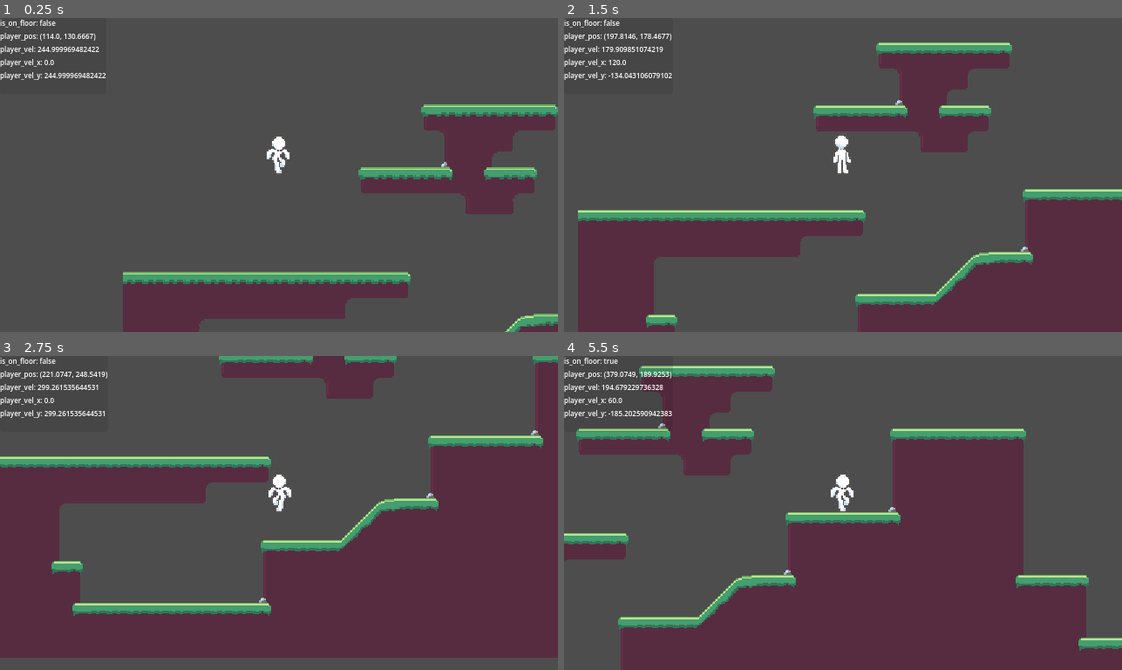
Above: before the commit, frames 1-4 (two rows, left to right).
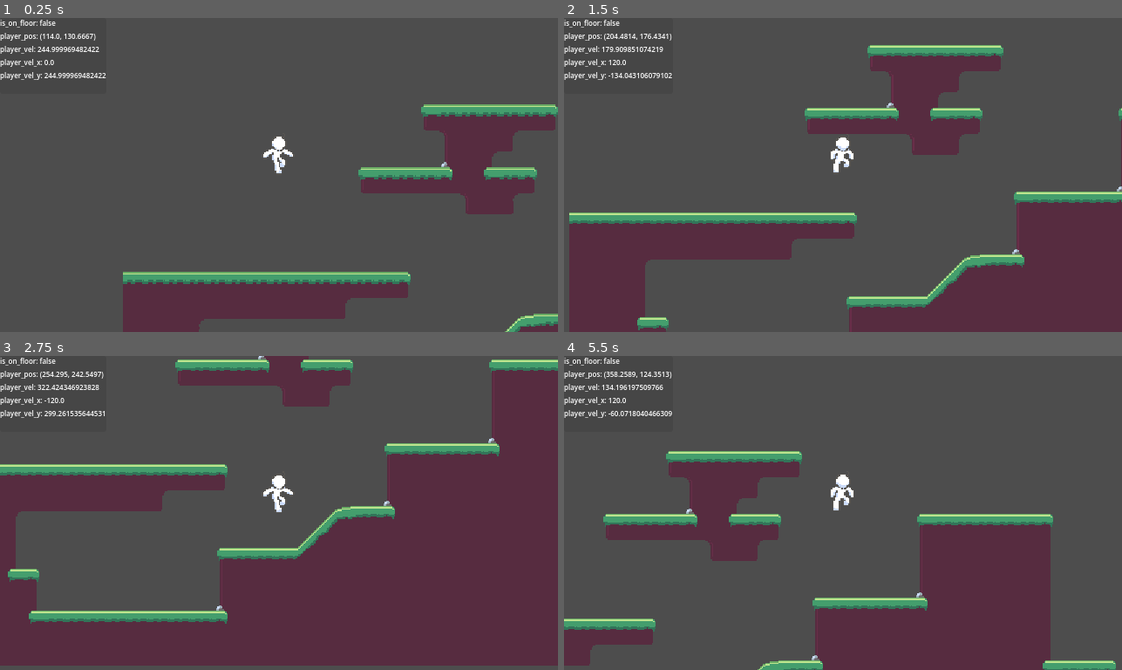
Above: after the commit, the same moments.

Repository: MyrChRya2/Endless-Regret
Game: Godot game, scene res://playground.tscn
The game is run twice, just before and just after one commit, with the same random seed, the same clock (stepped at 60 frames per second) and the same inputs.
Inputs:
- Up to frame 1 (0.25 s): no input
- Up to frame 2 (1.5 s): tap Enter at 0.5 s; hold Space (jump) 0.53-1.28 s; hold D (move_right) from 0.53 s (still down); tap Space (jump) at 1.35 s
- Up to frame 3 (2.75 s): tap Space (jump) at 1.52, 1.82 s; release D (move_right) at 2.03 s; hold A (move_left) from 2.03 s (still down); hold Space (jump) from 2.03 s (still down)
- Up to frame 4 (5.5 s): release A (move_left) at 2.78 s; release Space (jump) at 2.78 s; hold D (move_right) 2.78-4.28 s; tap Space (jump) at 2.85, 3.02, 3.32, 4.35, 4.52, 4.82 s; hold Space (jump) 3.53-4.28 s; hold A (move_left) 4.28-5.03 s; hold D (move_right) from 5.03 s (still down); hold Space (jump) from 5.03 s (still down)

The runs differ from the first frame. In frame 1, less than 0.1% of the frame differs, in the area x 47-53%, y 41-45%; in frame 2, 8.7%; in frame 3, 23%; in frame 4, 40%, in the area x 0-100%, y 0-100%.

Commit message:
new state for the new anim
将 jump 与 fall 整合成了 airborne，以更灵活的处理物理驱动动画。计划将这种动画方式移动至滑行等时间不定的动画中

Diff:
--- a/player/player.tscn
+++ b/player/player.tscn
@@ -1,23 +1,21 @@
 [gd_scene format=3 uid="uid://b2umh86lg20o8"]
 
 [ext_resource type="Script" uid="uid://lrdiubkykuql" path="res://player/scripts/player.gd" id="1_oul6g"]
+[ext_resource type="Texture2D" uid="uid://dgvfl15bpogc1" path="res://assets/game/character/player_airborne.png" id="2_boad6"]
 [ext_resource type="Script" uid="uid://b2b4mqfliv2vc" path="res://player/states/idle.gd" id="2_g1dw6"]
 [ext_resource type="Script" uid="uid://oqpd00rfqmu5" path="res://player/states/run.gd" id="3_yw30f"]
-[ext_resource type="Script" uid="uid://b33wfn4p4bi58" path="res://player/states/jump.gd" id="4_yw30f"]
 [ext_resource type="Script" uid="uid://808xgksr0b3b" path="res://player/states/slide.gd" id="6_g6k8r"]
-[ext_resource type="Script" uid="uid://cn6uwame54mm6" path="res://player/states/fall.gd" id="7_boad6"]
-[ext_resource type="Script" uid="uid://c4vs8en7ce5o0" path="res://player/states/fatigue_jump.gd" id="8_rgyib"]
+[ext_resource type="Script" uid="uid://bomcvf3io767f" path="res://player/states/airborne.gd" id="8_rgyib"]
 [ext_resource type="Texture2D" uid="uid://88u4xpxjow2q" path="res://assets/game/character/Player_idle.png" id="9_2ieo8"]
 [ext_resource type="Texture2D" uid="uid://dnshoyp7fv6k6" path="res://assets/game/character/Player_move.png" id="9_8t03j"]
-[ext_resource type="Script" uid="uid://c7d0cammwo0jg" path="res://player/states/air_jump.gd" id="9_hg6s5"]
-
-[sub_resource type="AtlasTexture" id="AtlasTexture_pnw6m"]
-atlas = ExtResource("9_8t03j")
-region = Rect2(32, 64, 32, 32)
-
-[sub_resource type="AtlasTexture" id="AtlasTexture_1so5t"]
-atlas = ExtResource("9_8t03j")
-region = Rect2(0, 64, 32, 32)
+
+[sub_resource type="AtlasTexture" id="AtlasTexture_rgyib"]
+atlas = ExtResource("2_boad6")
+region = Rect2(0, 0, 32, 32)
+
+[sub_resource type="AtlasTexture" id="AtlasTexture_hg6s5"]
+atlas = ExtResource("2_boad6")
+region = Rect2(32, 0, 32, 32)
 
 [sub_resource type="AtlasTexture" id="AtlasTexture_ebec5"]
 atlas = ExtResource("9_2ieo8")
@@ -50,14 +48,6 @@
 [sub_resource type="AtlasTexture" id="AtlasTexture_c35mf"]
 atlas = ExtResource("9_2ieo8")
 region = Rect2(48, 0, 16, 32)
-
-[sub_resource type="AtlasTexture" id="AtlasTexture_55jnj"]
-atlas = ExtResource("9_8t03j")
-region = Rect2(96, 64, 32, 32)
-
-[sub_resource type="AtlasTexture" id="AtlasTexture_dx5ib"]
-atlas = ExtResource("9_8t03j")
-region = Rect2(64, 64, 32, 32)
 
 [sub_resource type="AtlasTexture" id="AtlasTexture_65viv"]
 atlas = ExtResource("9_8t03j")
@@ -139,18 +129,13 @@
 animations = [{
 "frames": [{
 "duration": 1.0,
-"texture": SubResource("AtlasTexture_pnw6m")
-}],
-"loop": true,
-"name": &"fall_left",
-"speed": 5.0
-}, {
-"frames": [{
-"duration": 1.0,
-"texture": SubResource("AtlasTexture_1so5t")
-}],
-"loop": true,
-"name": &"fall_right",
+"texture": SubResource("AtlasTexture_rgyib")
+}, {
+"duration": 1.0,
+"texture": SubResource("AtlasTexture_hg6s5")
+}],
+"loop": false,
+"name": &"airborne",
 "speed": 5.0
 }, {
 "frames": [{
@@ -185,22 +170,6 @@
 }],
 "loop": true,
 "name": &"idle_right",
-"speed": 5.0
-}, {
-"frames": [{
-"duration": 1.0,
-"texture": SubResource("AtlasTexture_55jnj")
-}],
-"loop": true,
-"name": &"jump_left",
-"speed": 5.0
-}, {
-"frames": [{
-"duration": 1.0,
-"texture": SubResource("AtlasTexture_dx5ib")
-}],
-"loop": true,
-"name": &"jump_right",
 "speed": 5.0
 }, {
 "frames": [{
@@ -291,7 +260,7 @@
 unique_name_in_owner = true
 position = Vector2(0, -16)
 sprite_frames = SubResource("SpriteFrames_wodsf")
-animation = &"fall_left"
+animation = &"airborne"
 autoplay = "idle_right"
 
 [node name="States" type="Node" parent="." unique_id=1340329346]
@@ -302,20 +271,11 @@
 [node name="Run" type="Node" parent="States" unique_id=1547033367]
 script = ExtResource("3_yw30f")
 
-[node name="Jump" type="Node" parent="States" unique_id=511759234]
-script = ExtResource("4_yw30f")
-
-[node name="FatigueJump" type="Node" parent="States" unique_id=1883392336]
-script = ExtResource("8_rgyib")
-
 [node name="Slide" type="Node" parent="States" unique_id=1253574523]
 script = ExtResource("6_g6k8r")
 
-[node name="Fall" type="Node" parent="States" unique_id=466397068]
-script = ExtResource("7_boad6")
-
-[node name="AirJump" type="Node" parent="States" unique_id=1372473486]
-script = ExtResource("9_hg6s5")
+[node name="Airborne" type="Node" parent="States" unique_id=604632069]
+script = ExtResource("8_rgyib")
 
 [node name="CollisionShape2D" type="CollisionShape2D" parent="." unique_id=666999116]
 position = Vector2(0, -13.5)
--- a/player/scripts/player.gd
+++ b/player/scripts/player.gd
@@ -86,6 +86,8 @@
 
 #endregion
 
+var MAX_JUMP_VEL: float
+
 
 func  _ready() -> void:
 	# 初始化 states
@@ -118,21 +120,18 @@
 func _physics_process(_delta: float) -> void:
 	# 重力
 	velocity.y += gravity * _delta
-	# 更新多端跳次数
+	move_and_slide()
+	update_ground_friction_from_tile()
+
 	if is_on_floor():
+		velocity.y = 0
 		reset_remaining_air_jump()
-	# 更新土狗时间
-	if is_on_floor():
 		can_coyote_jump = true
-	else:
-		pass
+
 	if current_state:
 		var next_state = current_state.physics_process(_delta)
-		move_and_slide()
-		update_ground_friction_from_tile()
 		if next_state != null:
 			change_state(next_state)
-
 
 
 func initialize_states() -> void:
@@ -238,7 +237,41 @@
 	if player_anim.animation != anim_name:
 		player_anim.play(anim_name)
 
-
+# 物理驱动空中动画
+func update_air_animation() -> void:
+	var frame_count = player_anim.sprite_frames.get_frame_count("airborne")
+	if frame_count <= 0:
+		return
+
+	if player_anim.animation != "airborne":
+		player_anim.play("airborne")
+
+	# 理论最大上升速度
+	var max_vel = sqrt(2.0 * gravity * _get_effective_jump_height())
+	# 防止除以0
+	if max_vel <= 0.0:
+		player_anim.frame = 0
+		return
+
+	# 将垂直速度映射到 [0, 1] 区间 -> [-max_vel, +max_vel]
+	var t = clamp((velocity.y + max_vel) / (2.0 * max_vel), 0.0, 1.0)
+
+	# 四舍五入到帧索引
+	var index = int(round(t * (frame_count - 1)))
+	player_anim.frame = index
+
+
+# 空中水平移动
+func air_move(_delta: float) -> void:
+	var move_direction = Input.get_axis("move_left", "move_right")
+	var target_speed = move_direction * _get_effective_move_speed() * air_move_speed
+	if move_direction != 0:
+		velocity.x = move_toward(velocity.x, target_speed, air_acceleration * _delta)
+	else:
+		velocity.x = move_toward(velocity.x, 0.0, air_deceleration * _delta)
+
+
+	# 调试HUD数据抓取
 func _push_debug_data() -> void:
 	if not DebugManager:
 		return
--- a/player/01_ground_state.gd
+++ b/player/states/01_ground_state.gd
@@ -5,11 +5,11 @@
 func physics_process(_delta: float) -> PlayerState:
 	# 通用跳跃检测
 	if Input.is_action_just_pressed("jump"):
-		return player.get_state("Jump")
+		return player.get_state("Airborne")
 
 	# 通用边缘掉落检测
 	if not player.is_on_floor() and  player.velocity.y >= 0:
 		player.is_falling_off_ledge = true
-		return player.get_state("Fall")
+		return player.get_state("Airborne")
 
 	return null
--- a/player/states/air_jump.gd
+++ /dev/null
@@ -1,34 +0,0 @@
-class_name PlayerStateAirJump extends PlayerState
-
-
-@export var horizontial_reset_speed: float = 0.0
-
-
-func enter() -> void:
-	player.is_falling_off_ledge = false
-	player.remaining_air_jumps -= 1
-	var base_jump_velocity = sqrt(2 * player.gravity * player._get_effective_jump_height())
-	player.velocity.y = -base_jump_velocity
-
-
-func process(_delta: float) -> PlayerState:
-	player.play_anim("jump")
-
-	return null
-
-
-func physics_process(_delta: float) -> PlayerState:
-	if Input.is_action_just_released("jump") and player.velocity.y < 0:
-		player.velocity.y *= player.jump_cut_multiplier
-
-	var move_direction = Input.get_axis("move_left", "move_right")
-	var target_speed = move_direction * player._get_effective_move_speed() * player.air_move_speed
-	if move_direction != 0:
-		player.velocity.x = move_toward(player.velocity.x, target_speed, player.air_acceleration * _delta)
-	else:
-		player.velocity.x = move_toward(player.velocity.x, 0.0, player.air_deceleration * _delta)
-
-	if player.velocity.y > 0:
-		return get_node("../Fall")
-
-	return null
--- /dev/null
+++ b/player/states/airborne.gd
@@ -0,0 +1,75 @@
+class_name PlayerStateAirborne extends PlayerState
+
+
+var _jumped_from_ground: bool
+
+
+func enter() -> void:
+	if player.is_on_floor():
+		var jump_vel := sqrt(2 * player.gravity * player._get_effective_jump_height())
+		player.velocity.y = -jump_vel
+		player.can_coyote_jump = false
+		_jumped_from_ground = true
+
+	else:
+		_jumped_from_ground = false
+
+	player.is_falling_off_ledge = false
+
+
+func process(_delta: float) -> PlayerState:
+	player.update_air_animation()
+	return null
+
+
+func physics_process(_delta: float) -> PlayerState:
+	# 空中水平移动
+	player.air_move(_delta)
+
+	# 跳跃截断
+	if Input.is_action_just_released("jump") and player.velocity.y < 0:
+		player.velocity.y *= player.jump_cut_multiplier
+
+	# 多段跳
+	if Input.is_action_just_pressed("jump"):
+		# 优先计算土狼跳
+		if player.can_coyote_jump:
+			player.can_coyote_jump = false
+			var jump_vel := sqrt(2 * player.gravity * player._get_effective_jump_height())
+			player.velocity.y = -jump_vel
+			return null
+		# 常规多段跳
+		if player.remaining_air_jumps > 0:
+			player.remaining_air_jumps -=1
+			var jump_vel := sqrt(2 * player.gravity * player._get_effective_jump_height())
+			player.velocity.y = -jump_vel
+			return null
+
+	# 跳跃预输入
+	if Input.is_action_just_pressed("jump"):
+		player.jump_buffer_timer = player.jump_buffer_time
+	if player.jump_buffer_timer > 0:
+		player.jump_buffer_timer = max(0, player.jump_buffer_timer - _delta)
+
+	# 落地检测
+	if player.is_on_floor() and player.velocity.y >= 0:
+		# 落地前预输入，暂时先设为跳跃，即重回Airborn
+		if player.jump_buffer_timer > 0:
+			player.jump_buffer_timer = 0
+			var jump_vel := sqrt(2 * player.gravity * player._get_effective_jump_height())
+			player.velocity.y = -jump_vel
+			player.can_coyote_jump = false
+			return null
+
+		player.velocity.y = 0
+
+		# 落地后进入哪个状态
+		if abs(player.velocity.x) > 10.0:
+			if not Input.get_axis("move_left", "move_right"):
+				return get_node("../Slide")
+			else:
+				return get_node("../Run")
+		else:
+			return get_node("../Idle")
+
+	return null
--- a/player/states/fall.gd
+++ /dev/null
@@ -1,53 +0,0 @@
-class_name PlayerStateFall extends PlayerState
-
-func enter() -> void:
-	if player.is_falling_off_ledge:
-		player.can_coyote_jump = true
-		player.is_falling_off_ledge = false
-	else:
-		player.can_coyote_jump = false
-
-
-func process(_delta: float) -> PlayerState:
-	player.play_anim("fall")
-
-	return null
-
-
-func  physics_process(_delta: float) -> PlayerState:
-	# 空中水平物理
-	var move_direction = Input.get_axis("move_left", "move_right")
-	var target_speed = move_direction * player._get_effective_move_speed() * player.air_move_speed
-	if move_direction != 0:
-		player.velocity.x = move_toward(player.velocity.x, target_speed, player.air_acceleration * _delta)
-	else:
-		player.velocity.x = move_toward(player.velocity.x, 0.0, player.air_deceleration * _delta)
-
-	if Input.is_action_just_pressed("jump"):
-		if player.can_coyote_jump:
-			player.jump_buffer_timer = 0
-			return get_node("../Jump")
-		if player.remaining_air_jumps > 0:
-			player.jump_buffer_timer = 0
-			return get_node("../AirJump")
-		else:
-			player.jump_buffer_timer = player.jump_buffer_time
-
-	if player.jump_buffer_timer > 0:
-		player.jump_buffer_timer = max(0, player.jump_buffer_timer - _delta)
-
-	# 落地检测
-	if player.velocity.y >= 0 and player.is_on_floor():
-		if player.jump_buffer_timer > 0:
-			player.jump_buffer_timer = 0
-			return get_node("../Jump")
-
-		if Input.is_action_pressed("jump"):
-			return get_node("../FatigueJump")
-
-		if abs(player.velocity.x) > 10.0:
-			return get_node("../Slide")
-		else:
-			return get_node("../Idle")
-
-	return null
--- a/player/states/fatigue_jump.gd
+++ /dev/null
@@ -1,27 +0,0 @@
-class_name PlayerStateFatigueJump extends PlayerState
-
-
-@export var height_multiplier: float = 0.5
-@export var horizontal_damp: float = 0.5
-
-func enter() -> void:
-	var full_jump_velocity = sqrt(2 * player.gravity * player._get_effective_jump_height())
-	player.velocity.y = -full_jump_velocity * height_multiplier
-
-	player.velocity.x *= horizontal_damp
-	if abs(player.velocity.x) < 1.0:
-		player.velocity.x = 0
-
-func physics_process(_delta: float) -> PlayerState:
-	# 空中水平物理
-	var move_direction = Input.get_axis("move_left", "move_right")
-	var target_speed = move_direction * player._get_effective_move_speed() * player.air_move_speed
-	if move_direction != 0:
-		player.velocity.x = move_toward(player.velocity.x, target_speed, player.air_acceleration * _delta)
-	else:
-		player.velocity.x = move_toward(player.velocity.x, 0.0, player.air_deceleration * _delta)
-
-	if player.velocity.y > 0:
-		return get_node("../Fall")
-
-	return null
--- a/player/states/jump.gd
+++ /dev/null
@@ -1,41 +0,0 @@
-class_name PlayerStateJump extends PlayerState
-
-var is_grounded_jump: bool = false
-
-# 进入 state 时会发生什么？
-func enter() -> void:
-	player.is_falling_off_ledge = false
-	is_grounded_jump = player.is_on_floor()
-	player.can_coyote_jump = false
-	var jump_velocity := sqrt(2 * player.gravity * player._get_effective_jump_height())
-	player.velocity.y = -jump_velocity
-
-
-func process(_delta: float) -> PlayerState:
-	player.play_anim("jump")
-
-	return null
-
-
-# 在 state 中 每个 phusics process tick 会发生什么？
-func physics_process(_delta: float) -> PlayerState:
-	# 跳跃截断
-	if Input.is_action_just_released("jump") and player.velocity.y < 0:
-		player.velocity.y *= player.jump_cut_multiplier
-
-	# 空中水平物理
-	var move_direction = Input.get_axis("move_left", "move_right")
-	var target_speed = move_direction * player._get_effective_move_speed() * player.air_move_speed
-	if move_direction != 0:
-		player.velocity.x = move_toward(player.velocity.x, target_speed, player.air_acceleration * _delta)
-	else:
-		player.velocity.x = move_toward(player.velocity.x, 0.0, player.air_deceleration * _delta)
-
-	# 多段跳
-	if Input.is_action_just_pressed("jump") and  player.remaining_air_jumps > 0:
-		return get_node("../AirJump")
-
-	if player.velocity.y > 0:
-		return get_node("../Fall")
-
-	return null
--- a/player/states/slide.gd
+++ b/player/states/slide.gd
@@ -15,6 +15,10 @@
 
 
 func physics_process(_delta: float) -> PlayerState:
+	var parent_result = super.physics_process(_delta)
+	if parent_result != null:
+		return parent_result
+
 	if Input.get_axis("move_left", "move_right"):
 		return player.get_state("Run")
 
@@ -23,7 +27,7 @@
 		var effective_friction = player._get_effective_cof() * base_friction
 		player.velocity.x = move_toward(player.velocity.x, 0.0, effective_friction * _delta)
 	else:
-		return player.get_state("Fall")
+		return player.get_state("Airborne")
 
 	if abs(player.velocity.x) < 1.0:
 		player.velocity.x =0
Binary file added: assets/game/character/player_airborne.png
Not shown, added: assets/game/character/player_airborne.png.import
Renamed: player/01_ground_state.gd.uid -> player/states/01_ground_state.gd.uid
Not shown, removed: player/states/air_jump.gd.uid
Not shown, added: player/states/airborne.gd.uid
Not shown, removed: player/states/fall.gd.uid
Not shown, removed: player/states/fatigue_jump.gd.uid
Not shown, removed: player/states/jump.gd.uid
